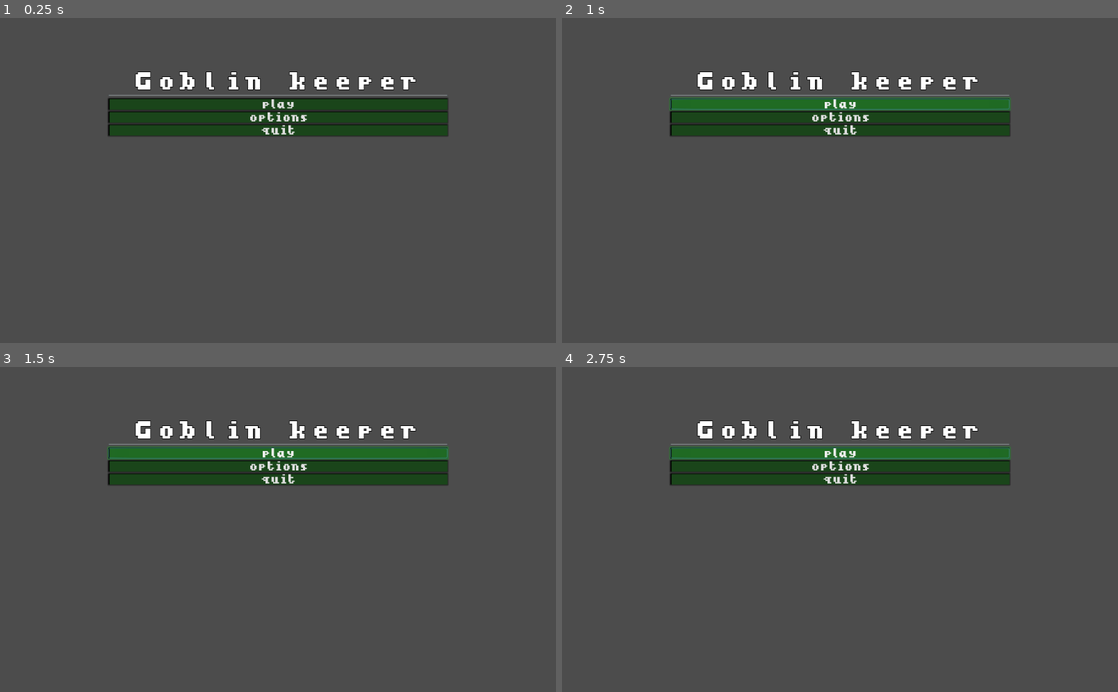
Above: before the commit, frames 1-4 (two rows, left to right).
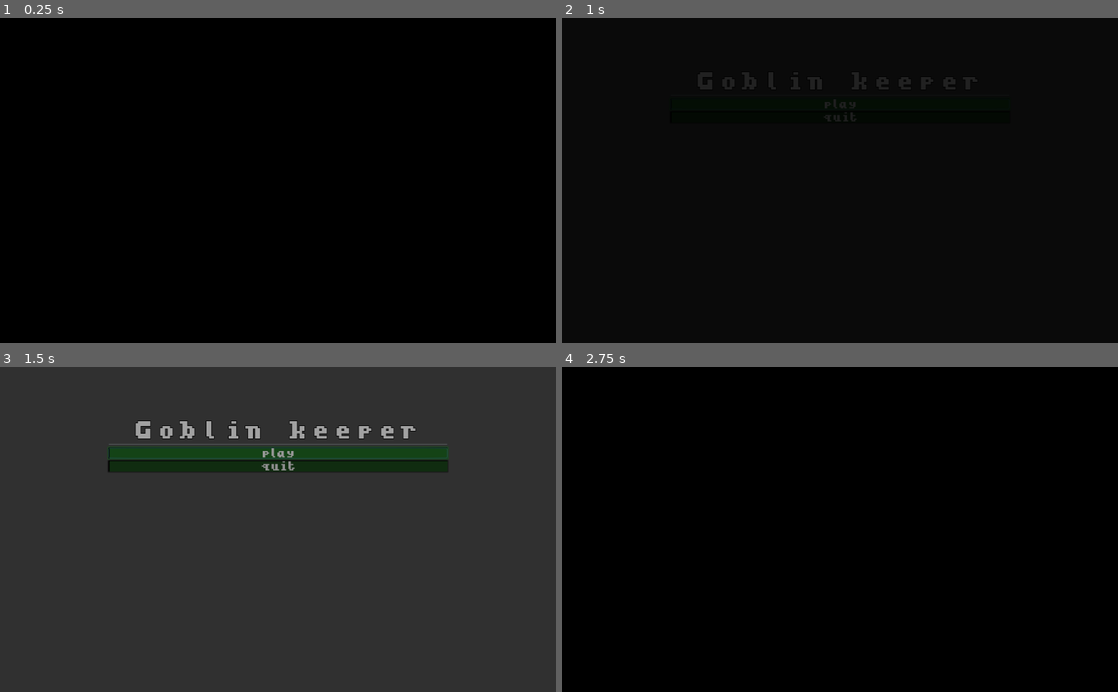
Above: after the commit, the same moments.

Repository: bramreth/LD45
Game: Godot game, scene res://Scenes/main_menu.tscn
Two runs of this game, one before a commit and one after it. Both use one fixed random seed, a clock stepped at 60 frames per second and the inputs below.
Inputs:
- Up to frame 1 (0.25 s): no input
- Up to frame 2 (1 s): click "play" at 0.5 s
- Up to frame 3 (1.5 s): click "play" at 1.25 s
- Up to frame 4 (2.75 s): click "play" at 2 s

The runs differ from the first frame. In frame 1, 100% of the frame differs, in the area x 0-100%, y 0-100%; in frame 2, 100%; in frame 3, 97%; in frame 4, 100%.

Commit message:
tutorial

Diff:
--- /dev/null
+++ b/Assets/Prefabs/close_animation.tres
@@ -0,0 +1,17 @@
+[gd_resource type="Animation" format=2]
+
+[resource]
+resource_name = "close"
+length = 0.5
+tracks/0/type = "value"
+tracks/0/path = NodePath(".:color")
+tracks/0/interp = 1
+tracks/0/loop_wrap = true
+tracks/0/imported = false
+tracks/0/enabled = true
+tracks/0/keys = {
+"times": PoolRealArray( 0, 0.5 ),
+"transitions": PoolRealArray( 1, 2 ),
+"update": 0,
+"values": [ Color( 0, 0, 0, 0 ), Color( 0, 0, 0, 1 ) ]
+}
--- /dev/null
+++ b/Assets/Prefabs/open_animation.tres
@@ -0,0 +1,16 @@
+[gd_resource type="Animation" format=2]
+
+[resource]
+resource_name = "open"
+tracks/0/type = "value"
+tracks/0/path = NodePath(".:color")
+tracks/0/interp = 1
+tracks/0/loop_wrap = true
+tracks/0/imported = false
+tracks/0/enabled = true
+tracks/0/keys = {
+"times": PoolRealArray( 0, 0.8, 1 ),
+"transitions": PoolRealArray( 5.65685, 1, 1 ),
+"update": 0,
+"values": [ Color( 0, 0, 0, 1 ), Color( 1, 1, 1, 1 ), Color( 0, 0, 0, 0 ) ]
+}
--- /dev/null
+++ b/Scenes/main_menu.gd
@@ -0,0 +1,18 @@
+extends Control
+
+onready var anim_player = get_node("ColorRect/AnimationPlayer")
+# Called when the node enters the scene tree for the first time.
+func _ready():
+	anim_player.play("open")
+
+# Called every frame. 'delta' is the elapsed time since the previous frame.
+#func _process(delta):
+#	pass
+
+
+func _on_play_button_pressed():
+	anim_player.play("close")
+
+
+func _on_quit_button_pressed():
+	get_tree().quit()
--- a/Scenes/main_menu.tscn
+++ b/Scenes/main_menu.tscn
@@ -1,19 +1,23 @@
-[gd_scene load_steps=4 format=2]
+[gd_scene load_steps=7 format=2]
 
 [ext_resource path="res://Assets/Theme/goblin_theme.tres" type="Theme" id=1]
-[ext_resource path="res://Assets/Fonts/Blue Sky 8x8 Monospaced.ttf" type="DynamicFontData" id=2]
+[ext_resource path="res://Scenes/main_menu.gd" type="Script" id=2]
+[ext_resource path="res://Assets/Fonts/Blue Sky 8x8 Monospaced.ttf" type="DynamicFontData" id=3]
+[ext_resource path="res://Assets/Prefabs/close_animation.tres" type="Animation" id=4]
+[ext_resource path="res://Assets/Prefabs/open_animation.tres" type="Animation" id=5]
 
 [sub_resource type="DynamicFont" id=1]
 size = 32
 outline_size = 1
 outline_color = Color( 0, 0, 0, 1 )
 extra_spacing_char = 4
-font_data = ExtResource( 2 )
+font_data = ExtResource( 3 )
 
 [node name="Control" type="Control"]
 anchor_right = 1.0
 anchor_bottom = 1.0
 theme = ExtResource( 1 )
+script = ExtResource( 2 )
 
 [node name="MarginContainer" type="MarginContainer" parent="."]
 anchor_right = 1.0
@@ -46,13 +50,27 @@
 text = "play"
 
 [node name="options_button" type="Button" parent="MarginContainer/VBoxContainer"]
+visible = false
 margin_top = 73.0
 margin_right = 624.0
 margin_bottom = 93.0
 text = "options"
 
 [node name="quit_button" type="Button" parent="MarginContainer/VBoxContainer"]
-margin_top = 97.0
+margin_top = 73.0
 margin_right = 624.0
-margin_bottom = 117.0
+margin_bottom = 93.0
 text = "quit"
+
+[node name="ColorRect" type="ColorRect" parent="."]
+anchor_right = 1.0
+anchor_bottom = 1.0
+mouse_filter = 2
+color = Color( 0, 0, 0, 1 )
+
+[node name="AnimationPlayer" type="AnimationPlayer" parent="ColorRect"]
+anims/close = ExtResource( 4 )
+anims/open = ExtResource( 5 )
+
+[connection signal="pressed" from="MarginContainer/VBoxContainer/play_button" to="." method="_on_play_button_pressed"]
+[connection signal="pressed" from="MarginContainer/VBoxContainer/quit_button" to="." method="_on_quit_button_pressed"]
--- /dev/null
+++ b/Scenes/tutorial.gd
@@ -0,0 +1,13 @@
+extends Control
+
+var text_queue = []
+
+# this is the tutorial script, we want to write text in a specifiv order
+func _ready():
+	pass # Replace with function body.
+
+func confirm_dialog():
+	pass
+
+func _on_Button_pressed():
+	confirm_dialog()
--- /dev/null
+++ b/Scenes/tutorial.tscn
@@ -0,0 +1,40 @@
+[gd_scene load_steps=3 format=2]
+
+[ext_resource path="res://Assets/Theme/goblin_theme.tres" type="Theme" id=1]
+[ext_resource path="res://Scenes/tutorial.gd" type="Script" id=2]
+
+[node name="Control" type="Control"]
+anchor_right = 1.0
+anchor_bottom = 1.0
+theme = ExtResource( 1 )
+script = ExtResource( 2 )
+
+[node name="MarginContainer" type="MarginContainer" parent="."]
+anchor_right = 1.0
+anchor_bottom = 1.0
+margin_left = 200.0
+margin_top = 200.0
+margin_right = -200.0
+margin_bottom = -200.0
+
+[node name="VBoxContainer" type="VBoxContainer" parent="MarginContainer"]
+margin_right = 624.0
+margin_bottom = 200.0
+
+[node name="RichTextLabel" type="RichTextLabel" parent="MarginContainer/VBoxContainer"]
+margin_right = 624.0
+margin_bottom = 176.0
+size_flags_horizontal = 3
+size_flags_vertical = 3
+text = "this is a load of text
+"
+
+[node name="Button" type="Button" parent="MarginContainer/VBoxContainer"]
+margin_left = 555.0
+margin_top = 180.0
+margin_right = 624.0
+margin_bottom = 200.0
+size_flags_horizontal = 8
+text = "okay"
+
+[connection signal="pressed" from="MarginContainer/VBoxContainer/Button" to="." method="_on_Button_pressed"]
